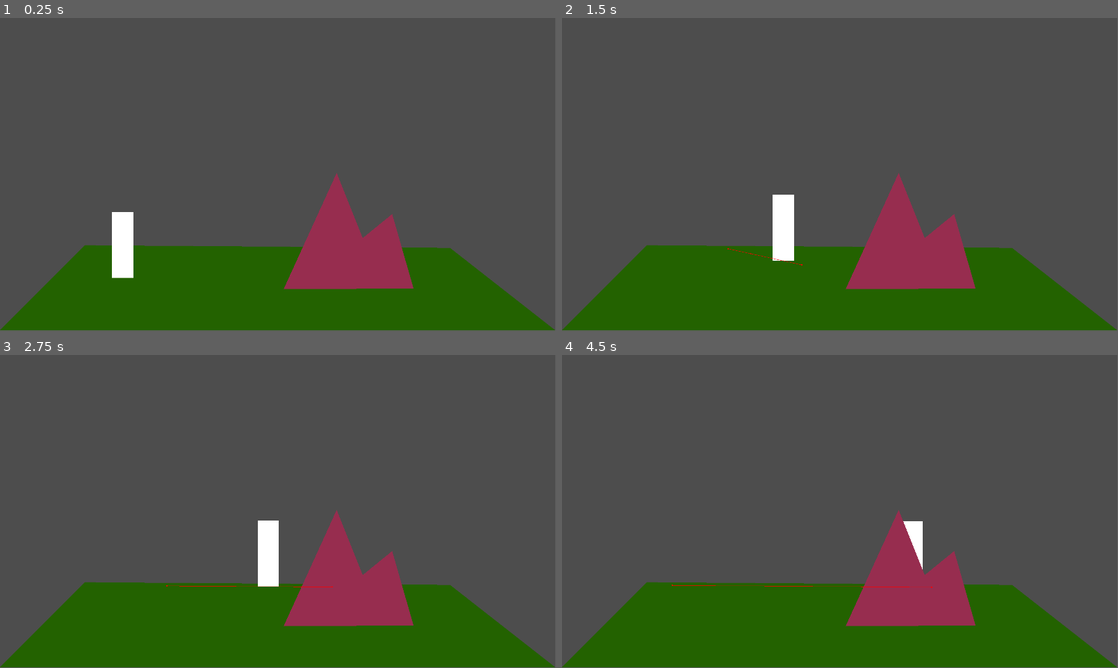
Above: before the commit, frames 1-4 (two rows, left to right).
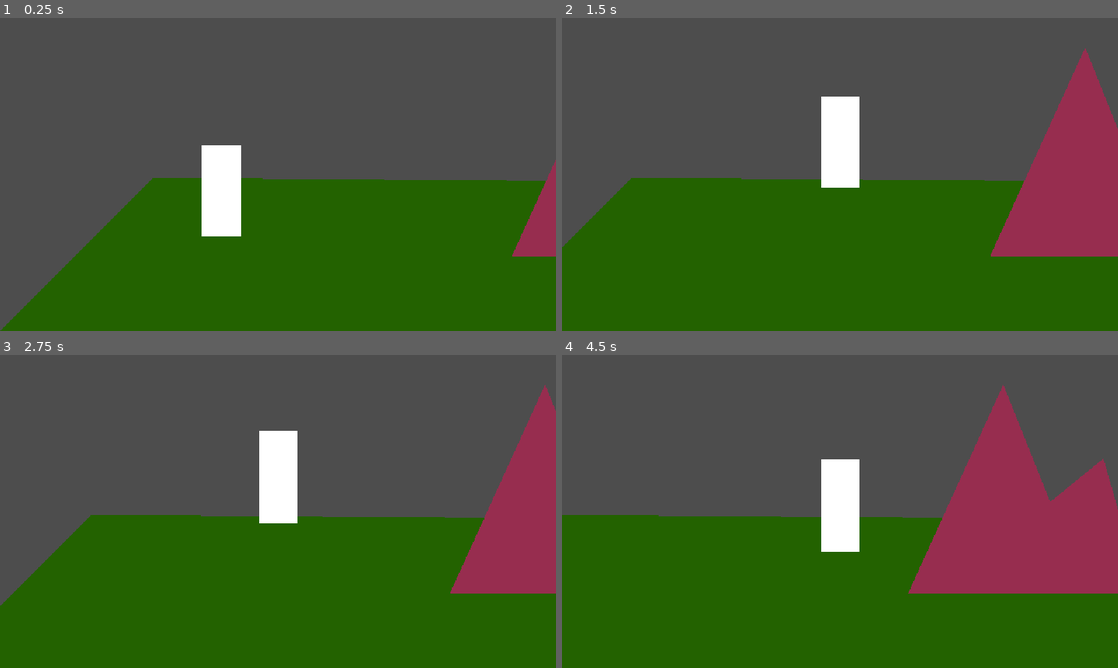
Above: after the commit, the same moments.

Repository: loyalj/gdAdventureGame
Game: Godot game, scene res://scenes/game.tscn
The game is run twice, just before and just after one commit, with the same random seed, the same clock (stepped at 60 frames per second) and the same inputs.
Inputs (mouse positions are in pixels of both pictures, inside the frame that each line leads up to):
- Up to frame 1 (0.25 s): no input
- Up to frame 2 (1.5 s): tap Enter at 0.5 s; move the mouse to (962, 158) at 0.52 s; press the mouse at (962, 158) at 0.53 s; move the mouse to (728, 190) at 1.27 s; release the mouse at (728, 190) at 1.28 s; click (728, 190) at 1.35 s
- Up to frame 3 (2.75 s): move the mouse to (333, 442) at 2.02 s; press the mouse at (333, 442) at 2.03 s
- Up to frame 4 (4.5 s): move the mouse to (812, 574) at 2.77 s; release the mouse at (812, 574) at 2.78 s; click (812, 574) at 2.85 s; tap Space at 3.5 s; move the mouse to (1006, 558) at 3.52 s; press the mouse at (1006, 558) at 3.53 s; move the mouse to (673, 464) at 4.27 s; release the mouse at (673, 464) at 4.28 s; click (673, 464) at 4.35 s
In our replay, the window is 799x449 before the commit and 800x450 after it. These sizes can differ from the game's own. Grey fills any space a smaller window leaves; there, only what the larger window draws over its background counts as a difference.

The runs differ from the first frame. In frame 1, 24% of the frame differs, in the area x 0-100%, y 0-100%; in frame 2, 34%; in frame 3, 31%; in frame 4, 35%.

Commit message:
- Updated the way the navigation mesh works to make it easier to manage - Added a camera to follow the player, so levels can be larger now

Diff:
--- a/project.godot
+++ b/project.godot
@@ -17,8 +17,13 @@
 
 [display]
 
-window/size/viewport_width=1920
-window/size/viewport_height=1080
+window/size/viewport_width=640
+window/size/viewport_height=360
+window/size/resizable=false
+window/size/window_width_override=1920
+window/size/window_height_override=1080
+window/stretch/mode="viewport"
+window/stretch/scale_mode="integer"
 
 [input]
 
--- a/scenes/game.tscn
+++ b/scenes/game.tscn
@@ -18,32 +18,42 @@
 			#print_debug(get_viewport().get_visible_rect().size)
 "
 
-[sub_resource type="NavigationPolygon" id="NavigationPolygon_tcsbk"]
-vertices = PackedVector2Array(1744, 962, 1864, 1059, 47, 1055, 1460, 959, 956, 953, 1554, 805, 1416, 833, 158, 939, 298, 796, 1008, 834)
-polygons = Array[PackedInt32Array]([PackedInt32Array(0, 1, 2, 3), PackedInt32Array(4, 3, 2), PackedInt32Array(5, 0, 3, 6), PackedInt32Array(4, 2, 7, 8, 9), PackedInt32Array(8, 5, 6, 9)])
-outlines = Array[PackedVector2Array]([PackedVector2Array(151, 932, 1750, 954, 1893, 1070, 24, 1065), PackedVector2Array(1558, 796, 1750, 954, 1449, 958, 1409, 843, 1015, 844, 967, 953, 146, 937, 294, 786)])
+[sub_resource type="NavigationPolygon" id="NavigationPolygon_8uvju"]
+vertices = PackedVector2Array(3163, 883, 3232, 1022, 1841, 1015, 1464, 959, 1688, 914, 1836, 1028, 1884, 1066, 25, 1066, 945, 959, 1550, 806, 1441, 894, 295, 798, 974, 898)
+polygons = Array[PackedInt32Array]([PackedInt32Array(0, 1, 2, 3, 4), PackedInt32Array(3, 5, 6, 7, 8), PackedInt32Array(9, 4, 3, 10), PackedInt32Array(11, 9, 10, 12), PackedInt32Array(11, 12, 8, 7), PackedInt32Array(3, 2, 5)])
+outlines = Array[PackedVector2Array]([PackedVector2Array(1913, 1076, 1, 1077, 292, 788, 1554, 797), PackedVector2Array(1646, 905, 3169, 873, 3248, 1033, 1706, 1025), PackedVector2Array(980, 908, 961, 949, 1450, 949, 1434, 904)])
 source_geometry_group_name = &"navigation_polygon_source_group"
 
 [node name="Game" type="Node2D"]
 y_sort_enabled = true
 script = SubResource("GDScript_1jo5h")
 
-[node name="Polygon2D" type="Polygon2D" parent="."]
+[node name="Grass" type="Polygon2D" parent="."]
 color = Color(0.141176, 0.388235, 0, 1)
 polygon = PackedVector2Array(0, 1080, 1920, 1080, 1556, 795, 293, 786)
 
-[node name="Polygon2D2" type="Polygon2D" parent="."]
+[node name="Rocks Art" type="Polygon2D" parent="."]
 position = Vector2(1168, 937)
 color = Color(0.592157, 0.180392, 0.309804, 1)
 polygon = PackedVector2Array(-187, 0, 262, -1, 188, -259, 86, -176, -4, -401)
 
-[node name="NavigationRegion2D" type="NavigationRegion2D" parent="."]
-position = Vector2(-1, 0)
-navigation_polygon = SubResource("NavigationPolygon_tcsbk")
-use_edge_connections = false
+[node name="Polygon2D" type="Polygon2D" parent="."]
+position = Vector2(32.1621, 71.9919)
+scale = Vector2(0.985775, 0.931174)
+color = Color(0.384314, 0.235294, 0.0745098, 1)
+polygon = PackedVector2Array(3240.94, 1015.93, 3178.04, 869.878, 1685.82, 906.391, 1818.71, 1011.63)
 
 [node name="Player" parent="." instance=ExtResource("1_7niib")]
 y_sort_enabled = false
 position = Vector2(424, 899)
 motion_mode = 1
 speed = 500
+
+[node name="Camera2D" type="Camera2D" parent="Player"]
+zoom = Vector2(0.6, 0.6)
+limit_left = 0
+limit_bottom = 1080
+editor_draw_limits = true
+
+[node name="NavigationRegion2D" type="NavigationRegion2D" parent="."]
+navigation_polygon = SubResource("NavigationPolygon_8uvju")
--- a/scenes/player.tscn
+++ b/scenes/player.tscn
@@ -3,7 +3,7 @@
 [ext_resource type="Script" path="res://scripts/player.gd" id="1_c3vfo"]
 
 [sub_resource type="RectangleShape2D" id="RectangleShape2D_23id4"]
-size = Vector2(74, 227)
+size = Vector2(74, 176)
 
 [node name="Player" type="CharacterBody2D"]
 y_sort_enabled = true
@@ -16,15 +16,17 @@
 anchor_right = 0.5
 anchor_bottom = 1.0
 offset_left = -37.0
-offset_top = -228.0
+offset_top = -176.0
 offset_right = 37.0
 grow_horizontal = 2
 grow_vertical = 0
 
 [node name="CollisionShape2D" type="CollisionShape2D" parent="."]
-position = Vector2(0, -113.5)
+position = Vector2(0, -88)
 shape = SubResource("RectangleShape2D_23id4")
 
 [node name="NavigationAgent2D" type="NavigationAgent2D" parent="."]
-debug_enabled = true
-debug_path_custom_color = Color(0.690196, 0, 0.690196, 1)
+debug_use_custom = true
+debug_path_custom_color = Color(1, 1, 1, 0.388235)
+debug_path_custom_point_size = 0.0
+debug_path_custom_line_width = 5.0
--- a/scripts/player.gd
+++ b/scripts/player.gd
@@ -7,6 +7,7 @@
 @export var heightCurve : Curve
 
 @onready var nav: NavigationAgent2D = $NavigationAgent2D
+@onready var cam: Camera2D = $Camera2D
 
 func _ready():
 	moveTarget = global_position
@@ -14,8 +15,8 @@
 
 func _input(event):
 	if event.is_action_pressed("lmb_click"):
-		moveTarget = event.global_position
-		nav.target_position = event.global_position
+		moveTarget = cam.get_global_mouse_position()
+		nav.target_position = moveTarget
 
 func _process(delta):
 	velocity = global_position.direction_to(nav.get_next_path_position()) * speed
